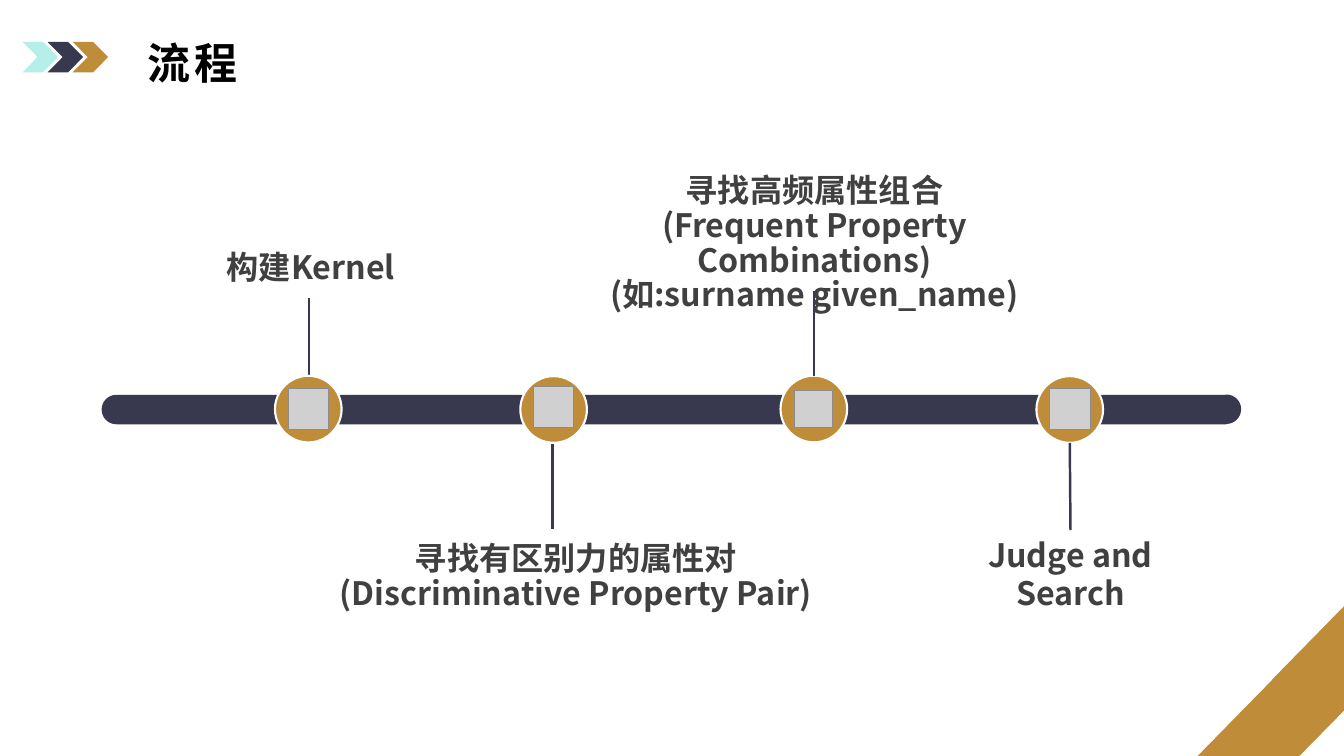
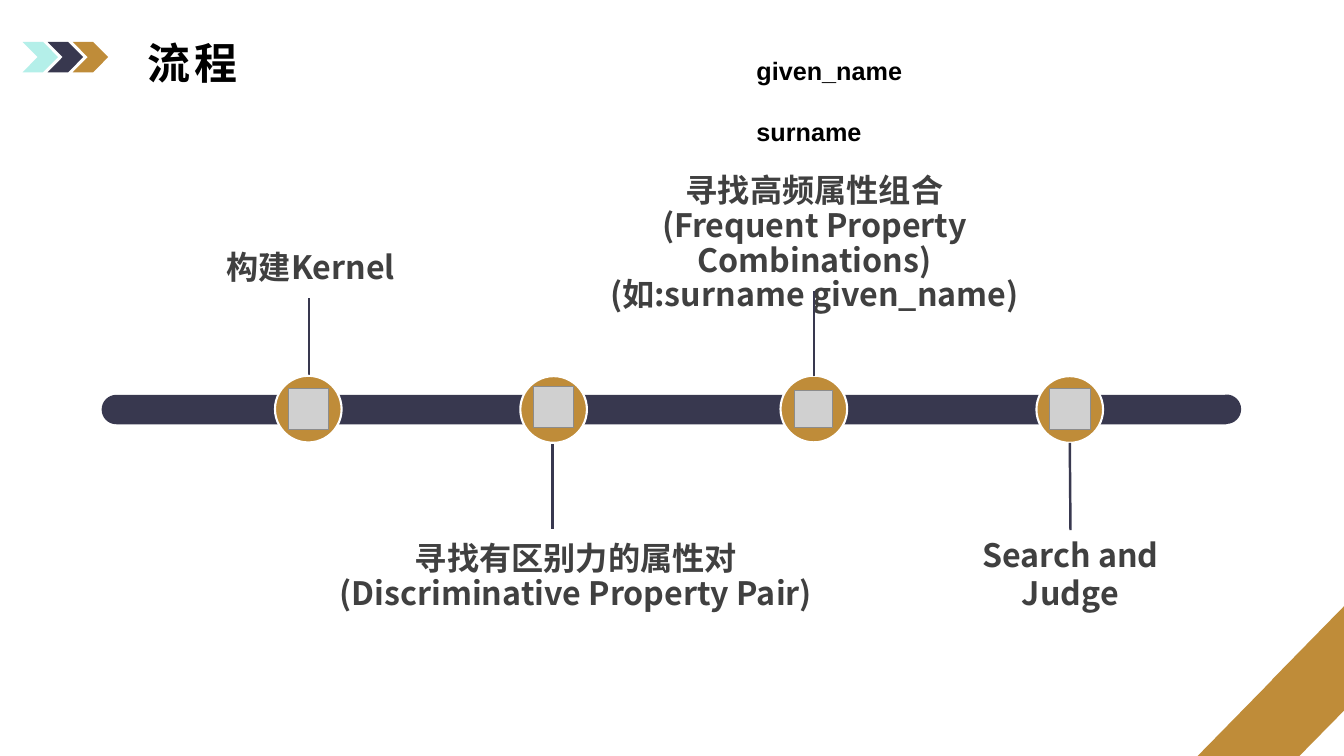
Before and after one commit to ciferlv/OAEI_IM, a slide deck: slide 11 of Luc.pptx (slide 12 before the commit). Drawn at 1344x756 pixels with LibreOffice and Linux fonts; fonts in the diff are those of the drawing; grey boxes stand for pictures; background and template pictures are left out. Boxes give left, top, right and bottom in pixels: in the first picture for what was removed or moved away, otherwise in the second. Text is boxed around its words. In the diff, an @@ line names an element or a change of style, - is before the commit and + after.

```diff
--- a/Luc.pptx
+++ b/Luc.pptx
@@ text added at (756, 61, 902, 142), 18 pt, text #000000, bold @@
+given_name
+surname
@@ text at (982, 541, 1158, 613): text changed @@
-Judge and Search
+Search and Judge
```
Also in this commit, not shown: 9 other slides changed, 5 slides added, 3 slides removed, 5 other files.
